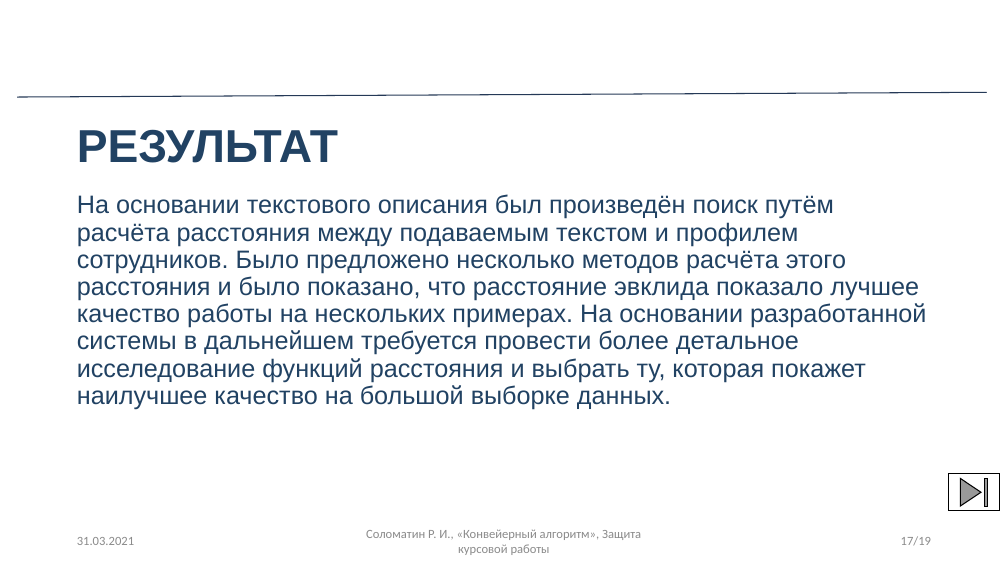
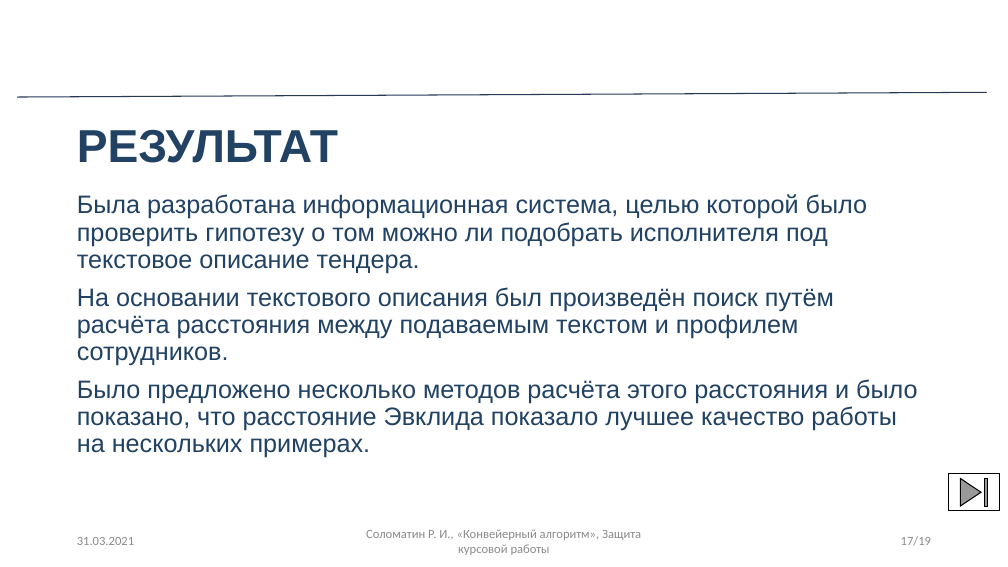
Before and after one commit to Samoed/CourseWork2, a slide deck: slide 17 of docs/Презентация для защиты курсовой работы.pptx. Drawn at 1008x567 pixels with LibreOffice and Linux fonts; fonts in the diff are those of the drawing; background and template pictures are left out. Boxes give left, top, right and bottom in pixels: in the first picture for what was removed or moved away, otherwise in the second. Text is boxed around its words. In the diff, an @@ line names an element or a change of style, - is before the commit and + after.

```diff
--- a/docs/Презентация для защиты курсовой работы.pptx
+++ b/docs/Презентация для защиты курсовой работы.pptx
@@ text at <box>77,194,917,458</box>: text changed @@
-На основании текстового описания был произведён поиск путём расчёта расстояния между подаваемым текстом и профилем сотрудников. Было предложено несколько методов расчёта этого расстояния и было показано, что расстояние эвклида показало лучшее качество работы на нескольких примерах. На основании разработанной системы в дальнейшем требуется провести более детальное исселедование функций расстояния и выбрать ту, которая покажет наилучшее качество на большой выборке данных.
+Была разработана информационная система, целью которой было проверить гипотезу о том можно ли подобрать исполнителя под текстовое описание тендера.
+На основании текстового описания был произведён поиск путём расчёта расстояния между подаваемым текстом и профилем сотрудников.
+Было предложено несколько методов расчёта этого расстояния и было показано, что расстояние Эвклида показало лучшее качество работы на нескольких примерах.
```
Also in this commit, not shown: 1 other slide changed, 1 other file.
